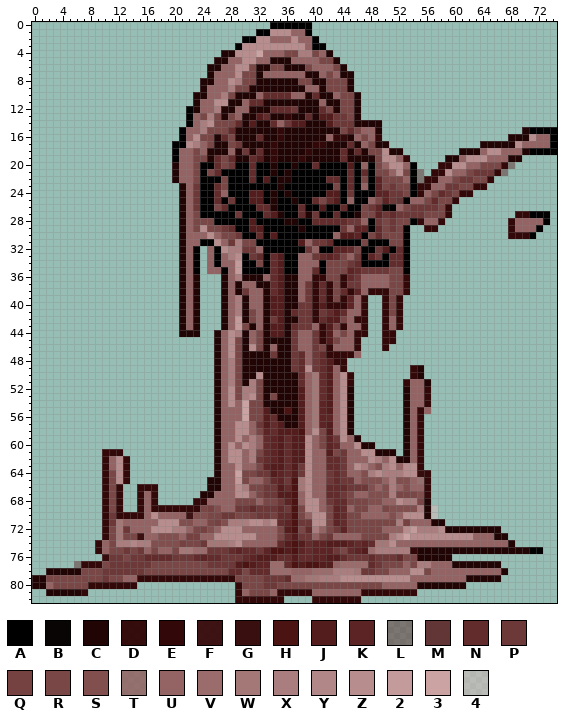
Sprite sheet, stored at assets/props/CHECKPOINT.png. That is the earlier state.
The file is 75x83 pixels. Pixels under 10% opacity are left out. Colours within 5 levels of each other are drawn and written as one.
Palette (. is transparent): A #000000  B #090505  C #210505  D #320707f7  E #320808  F #3a0e0ef8  G #3a0f0f  H #4c1313  J #541d1d  K #5c2424  L #5e28287a  M #5f2f2ff2  N #632c2c  P #6d3838  Q #754141  R #7a4747  S #824f4f  T #936161d4  U #946363  V #9b6c6c  W #a57878  X #aa7e7e  Y #b28787  Z #b88d8d  2 #c39b9b  3 #cba3a3  4 #e0baba7a
Pixels before (only the part around the change), first column x 51:
 9 ........................
10 ........................
11 ........................
12 ........................
13 ........................
14 ........................
15 ...................CAAAA
16 .................CCCZUUA
17 .............CCCCCZUUUUA
18 CC........CCCUZZUUUCAAAA
19 ZUE.....CCUZZZUUUCC.....
20 ZZUA...EEZZUURRREL......
21 UZRAL.EEZUURPPPEL.......
22 RRUALEEUURPPRRE.........
23 PRRAEEUUPPRREE..........
24 PPRAEURNPREE............
25 PMAUURNRRE..............
26 AURPPPPRE...............
27 NPPPPRRRE.........EEAAA.
28 PRRAEUUE.........EUUUUA.
29 PRA..EE..........EUUUA..
30 RRA..............EEEA...
31 RRA.....................
32 ANA.....................
33 NNA.....................
34 NNA.....................
35 RRA.....................
36 RRE.....................
The result:
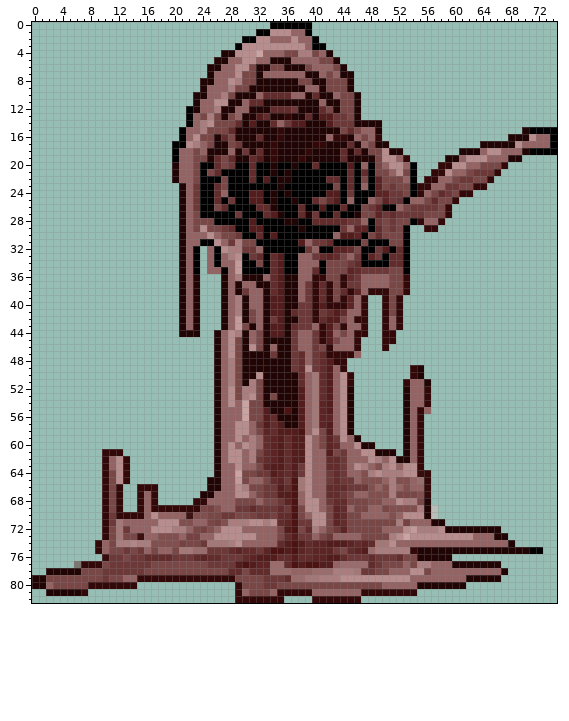
Difference:
The author cleared colour A in row 27 at x 71 to 73; in row 28 at x 73; in row 29 at x 72; in row 30 at x 71.
The author cleared colour E in row 27 at x 69 to 70; in rows 28 to 29 at x 68; in row 30 at x 68 to 70.
The author cleared colour L in row 20 at x 68; in row 21 at x 55 and 67; in row 22 at x 55.
The author cleared colour U in row 28 at x 69 to 72; in row 29 at x 69 to 71.
